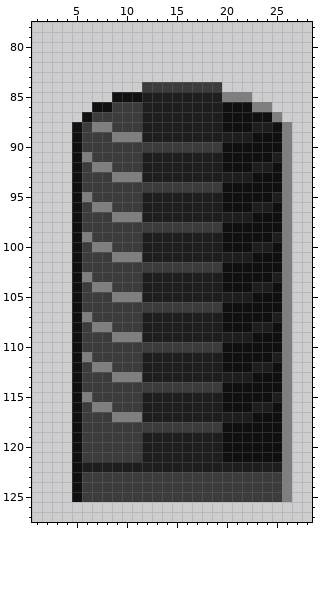
Sprite sheet, stored at SOL_Game/Assets/art/TeleporterTunnelUnder.png. Above, as it was before the edit.
The file is 128x512 pixels, drawn in blocks of 4x4; one block is one cell here. Shown: x 1..28, y 78..127.
Now the later version:
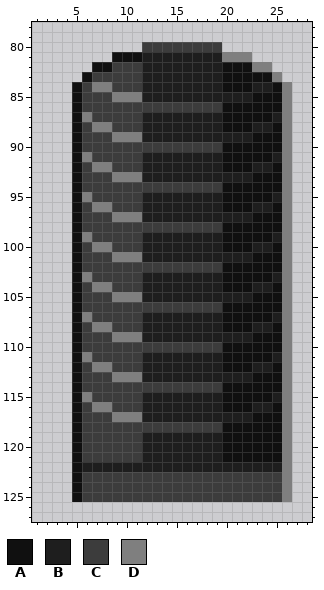
Palette (. is transparent): A #101010  B #1e1e1e  C #3c3c3c  D #7f7f7f
The edit:
@@ x 1..28 @@
  79 ............................
- 80 ............................
- 81 ............................
- 82 ............................
- 83 ............................
- 84 ...........CCCCCCCC.........
- 85 ........AAABBBBBBBBDDD......
- 86 ......AACCCBBBBBBBBAAADD....
- 87 .....ACCCCCBBBBBBBBAAAAAD...
+ 80 ...........CCCCCCCC.........
+ 81 ........AAABBBBBBBBDDD......
+ 82 ......AACCCBBBBBBBBAAADD....
+ 83 .....ACCCCCBBBBBBBBAAAAAD...
+ 84 ....ACDDCCCBBBBBBBBAAABBAD..
+ 85 ....ACCCDDDBBBBBBBBBBBAAAD..
+ 86 ....ACCCCCCCCCCCCCCAAAAAAD..
+ 87 ....ADCCCCCBBBBBBBBAAAAABD..
  88 ....ACDDCCCBBBBBBBBAAABBAD..
Changed places in both pictures, as pixel boxes (x1, y1, x2, y2):
changed: (72, 42, 292, 122)
